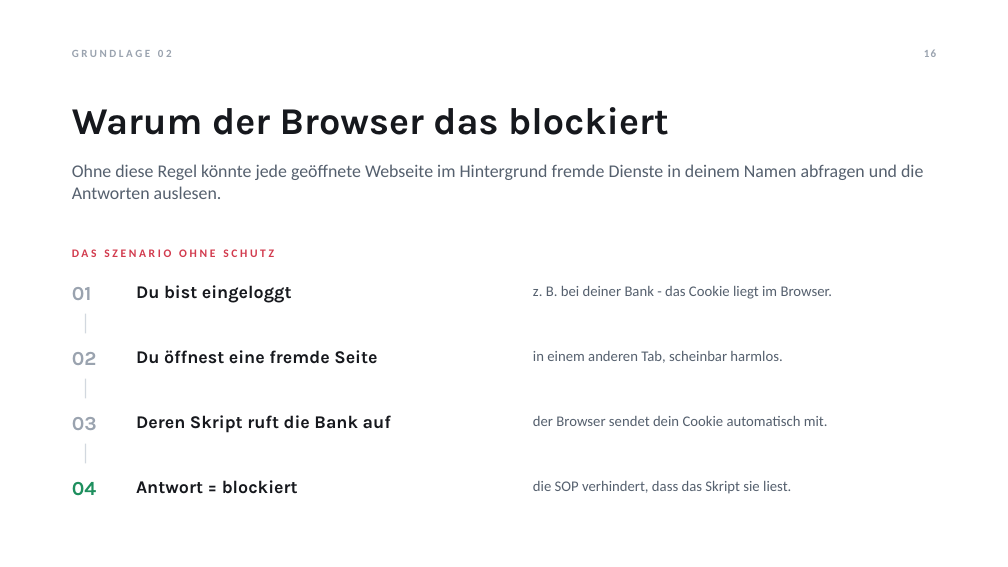
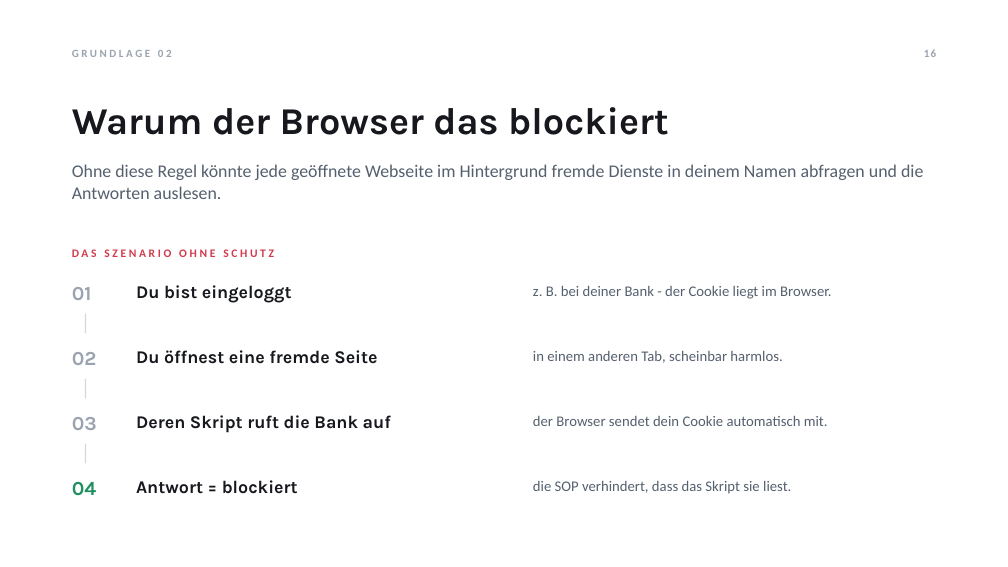
Before and after one commit to Tom-N-M/its-xss_and_cors, a slide deck: slide 16 of XSS-CORS-Praesentation.pptx. Drawn at 1008x567 pixels with LibreOffice and Linux fonts; fonts in the diff are those of the drawing. Boxes give left, top, right and bottom in pixels: in the first picture for what was removed or moved away, otherwise in the second. Text is boxed around its words. In the diff, an @@ line names an element or a change of style, - is before the commit and + after.

```diff
--- a/XSS-CORS-Praesentation.pptx
+++ b/XSS-CORS-Praesentation.pptx
@@ text at (533, 286, 831, 299): text changed @@
-z. B. bei deiner Bank - das Cookie liegt im Browser.
+z. B. bei deiner Bank - der Cookie liegt im Browser.
```
Also in this commit, not shown: 2 other slides changed.
